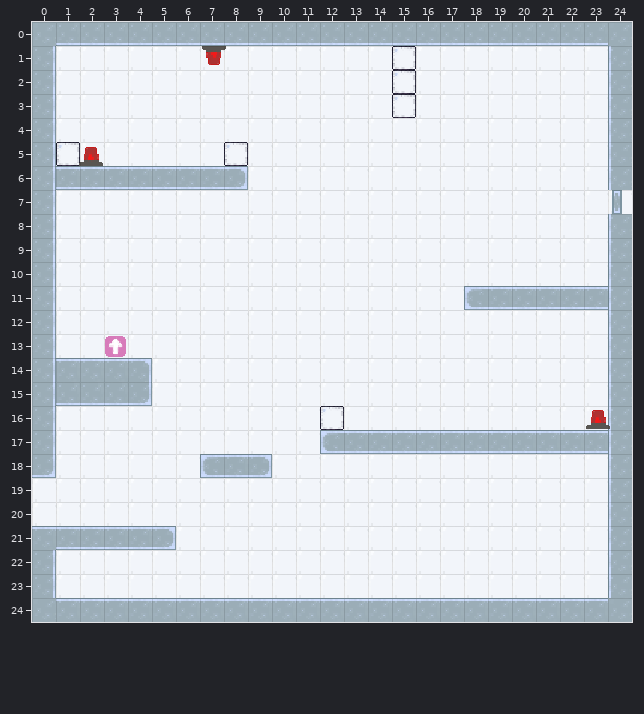
A Tiled map gets an edit: assets/level3.tmx. Above: the version before the commit.
Cells are 16x16 px. Shown: x 0..24, y 0..24.
Once edited:
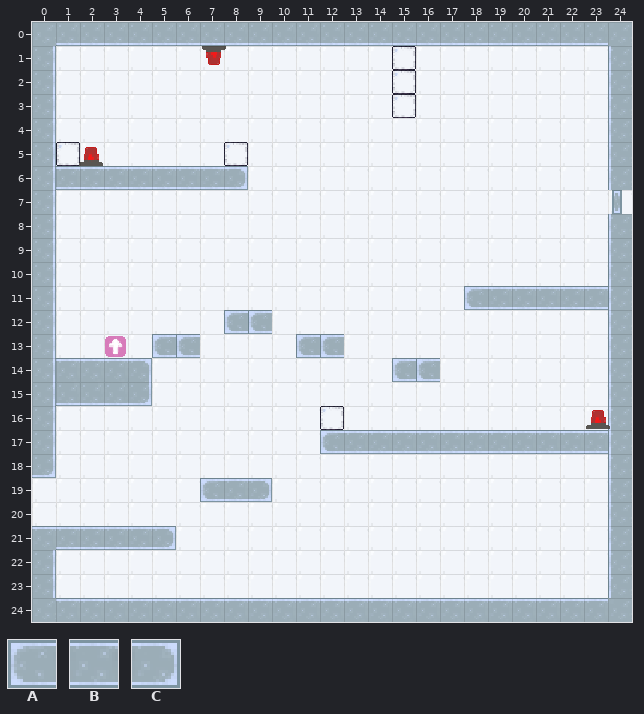
Key: from "tiles": A 19, B 20, C 21.
_ is an empty cell, . an unchanged one.
Change:
--- layer "Tile Layer 1"
@@ x 5..16 @@
-12 ...__.......
-13 __....__....
-14 ..........__
+12 ...AA.......
+13 AA....AA....
+14 ..........AA
@@ x 7..9 @@
-18 ABC
-19 ___
+18 ___
+19 ABC
Pixel boxes of the changes (left, top, right, bottom) in both pictures:
added: (224, 310, 272, 334)
added: (152, 334, 200, 358)
added: (296, 334, 344, 358)
added: (392, 358, 440, 382)
changed: (200, 454, 272, 502)
